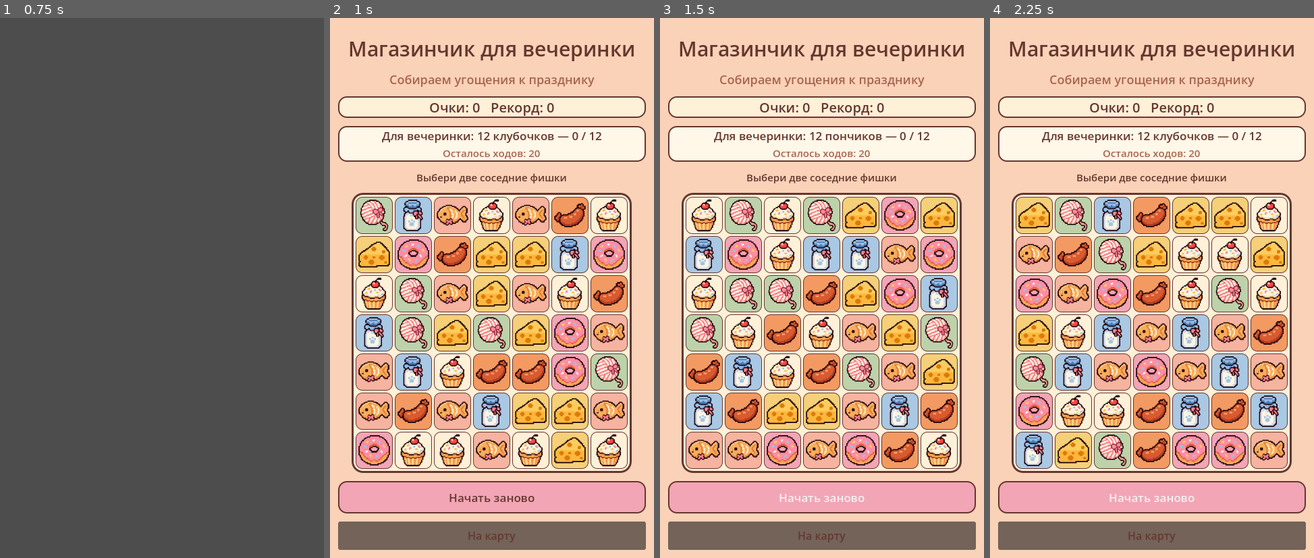
Above: before the commit, frames 1-4 (left to right).
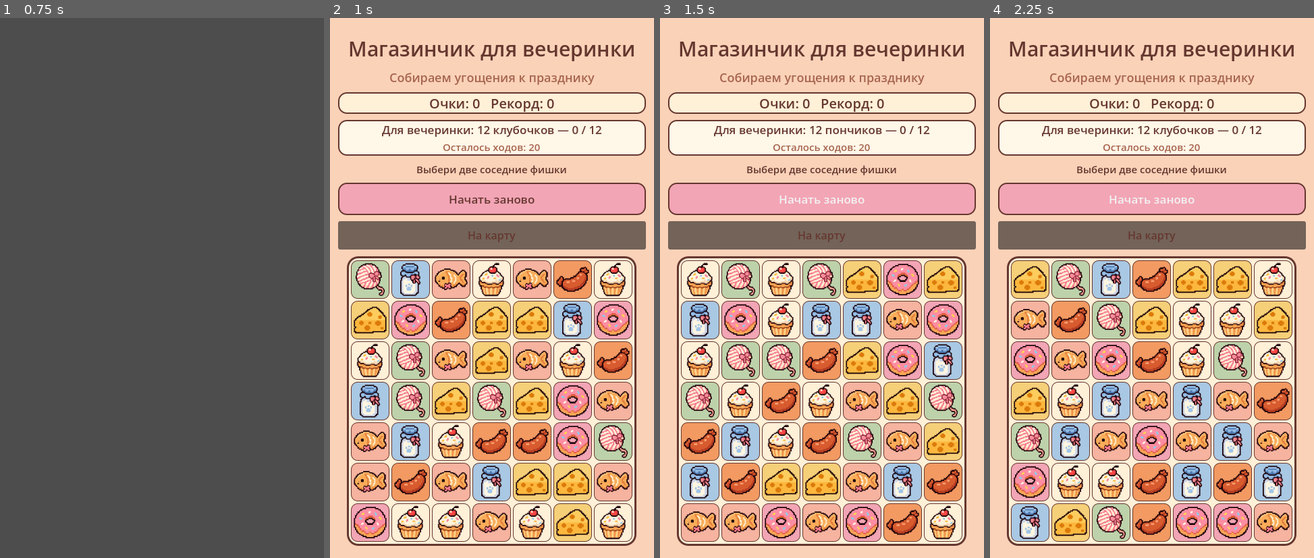
Above: after the commit, the same moments.

Repository: ArinaPig/Meown
Game: Godot game, scene res://scenes/map/WorldMap.tscn
Two runs of this game, one before a commit and one after it. Both use one fixed random seed, a clock stepped at 60 frames per second and the inputs below.
Inputs:
- Up to frame 1 (0.75 s): click "МАГАЗИН Три в ряд" at 0.5 s
- Up to frame 2 (1 s): no input
- Up to frame 3 (1.5 s): click "Начать заново" at 1.25 s
- Up to frame 4 (2.25 s): click "Начать заново" at 2 s

Frame 1 is identical in both runs. In frame 2, 64% of the frame differs, in the area x 2-98%, y 10-99%; in frame 3, 64%; in frame 4, 64%.

Commit message:
feat: adapt match-3 layout for phone and tablet screens

Diff:
--- a/scenes/minigames/match3/Match3.gd
+++ b/scenes/minigames/match3/Match3.gd
@@ -49,9 +49,16 @@
 var moves_label: Label
 var hint_label: Label
 var grid: GridContainer
+var ui_grid: GridContainer
+var info_column: VBoxContainer
+var board_panel: PanelContainer
+var title_label: Label
+var subtitle_label: Label
 
 func _ready() -> void:
 	_build_interface()
+	get_viewport().size_changed.connect(_update_responsive_layout)
+	call_deferred("_update_responsive_layout")
 	_new_game()
 
 func _build_interface() -> void:
@@ -69,23 +76,34 @@
 	margins.add_theme_constant_override("margin_bottom", 24)
 	add_child(margins)
 
-	var layout := VBoxContainer.new()
-	layout.add_theme_constant_override("separation", 12)
-	margins.add_child(layout)
-
-	var title := Label.new()
-	title.text = "Магазинчик для вечеринки"
-	title.horizontal_alignment = HORIZONTAL_ALIGNMENT_CENTER
-	title.add_theme_font_size_override("font_size", 30)
-	title.add_theme_color_override("font_color", CAFE_BROWN)
-	layout.add_child(title)
-
-	var subtitle := Label.new()
-	subtitle.text = "Собираем угощения к празднику"
-	subtitle.horizontal_alignment = HORIZONTAL_ALIGNMENT_CENTER
-	subtitle.add_theme_font_size_override("font_size", 18)
-	subtitle.add_theme_color_override("font_color", CAFE_MUTED)
-	layout.add_child(subtitle)
+	ui_grid = GridContainer.new()
+	ui_grid.columns = 1
+	ui_grid.add_theme_constant_override("h_separation", 18)
+	ui_grid.add_theme_constant_override("v_separation", 10)
+	ui_grid.size_flags_horizontal = Control.SIZE_EXPAND_FILL
+	ui_grid.size_flags_vertical = Control.SIZE_EXPAND_FILL
+	margins.add_child(ui_grid)
+
+	info_column = VBoxContainer.new()
+	info_column.add_theme_constant_override("separation", 9)
+	info_column.size_flags_horizontal = Control.SIZE_EXPAND_FILL
+	ui_grid.add_child(info_column)
+
+	title_label = Label.new()
+	title_label.text = "Магазинчик для вечеринки"
+	title_label.horizontal_alignment = HORIZONTAL_ALIGNMENT_CENTER
+	title_label.autowrap_mode = TextServer.AUTOWRAP_WORD_SMART
+	title_label.add_theme_font_size_override("font_size", 30)
+	title_label.add_theme_color_override("font_color", CAFE_BROWN)
+	info_column.add_child(title_label)
+
+	subtitle_label = Label.new()
+	subtitle_label.text = "Собираем угощения к празднику"
+	subtitle_label.horizontal_alignment = HORIZONTAL_ALIGNMENT_CENTER
+	subtitle_label.autowrap_mode = TextServer.AUTOWRAP_WORD_SMART
+	subtitle_label.add_theme_font_size_override("font_size", 18)
+	subtitle_label.add_theme_color_override("font_color", CAFE_MUTED)
+	info_column.add_child(subtitle_label)
 
 	var score_panel := PanelContainer.new()
 	var score_style := StyleBoxFlat.new()
@@ -94,7 +112,7 @@
 	score_style.set_border_width_all(2)
 	score_style.set_corner_radius_all(12)
 	score_panel.add_theme_stylebox_override("panel", score_style)
-	layout.add_child(score_panel)
+	info_column.add_child(score_panel)
 
 	score_label = Label.new()
 	score_label.horizontal_alignment = HORIZONTAL_ALIGNMENT_CENTER
@@ -109,7 +127,7 @@
 	task_style.set_border_width_all(2)
 	task_style.set_corner_radius_all(12)
 	task_panel.add_theme_stylebox_override("panel", task_style)
-	layout.add_child(task_panel)
+	info_column.add_child(task_panel)
 
 	var task_layout := VBoxContainer.new()
 	task_layout.add_theme_constant_override("separation", 3)
@@ -132,9 +150,9 @@
 	hint_label.horizontal_alignment = HORIZONTAL_ALIGNMENT_CENTER
 	hint_label.add_theme_font_size_override("font_size", 15)
 	hint_label.add_theme_color_override("font_color", CAFE_BROWN)
-	layout.add_child(hint_label)
-
-	var board_panel := PanelContainer.new()
+	info_column.add_child(hint_label)
+
+	board_panel = PanelContainer.new()
 	board_panel.size_flags_horizontal = Control.SIZE_SHRINK_CENTER
 	var board_style := StyleBoxFlat.new()
 	board_style.bg_color = CAFE_PANEL
@@ -146,7 +164,7 @@
 	board_style.content_margin_top = 6
 	board_style.content_margin_bottom = 6
 	board_panel.add_theme_stylebox_override("panel", board_style)
-	layout.add_child(board_panel)
+	ui_grid.add_child(board_panel)
 
 	grid = GridContainer.new()
 	grid.columns = BOARD_SIZE
@@ -158,7 +176,7 @@
 		var row_buttons: Array = []
 		for x in range(BOARD_SIZE):
 			var tile := Button.new()
-			tile.custom_minimum_size = Vector2(55, 55)
+			tile.custom_minimum_size = Vector2(52, 52)
 			tile.expand_icon = true
 			tile.icon_alignment = HORIZONTAL_ALIGNMENT_CENTER
 			tile.pivot_offset = tile.custom_minimum_size / 2.0
@@ -180,7 +198,7 @@
 	restart.add_theme_stylebox_override("hover", restart_style)
 	restart.add_theme_stylebox_override("pressed", restart_style)
 	restart.pressed.connect(_new_game)
-	layout.add_child(restart)
+	info_column.add_child(restart)
 
 	var map_button := Button.new()
 	map_button.text = "На карту"
@@ -188,7 +206,57 @@
 	map_button.add_theme_font_size_override("font_size", 16)
 	map_button.add_theme_color_override("font_color", CAFE_BROWN)
 	map_button.pressed.connect(_return_to_map)
-	layout.add_child(map_button)
+	info_column.add_child(map_button)
+
+
+func _update_responsive_layout() -> void:
+	if not is_instance_valid(ui_grid) or not is_instance_valid(board_panel):
+		return
+
+	var viewport_size := get_viewport_rect().size
+	if viewport_size.x <= 0.0 or viewport_size.y <= 0.0:
+		return
+
+	# Телефоны остаются в вертикальной компоновке. На широком экране
+	# планшета информационная колонка располагается рядом с игровым полем.
+	var landscape_tablet := viewport_size.x > viewport_size.y and viewport_size.x >= 700.0
+	ui_grid.columns = 2 if landscape_tablet else 1
+	ui_grid.add_theme_constant_override("h_separation", 20 if landscape_tablet else 10)
+	ui_grid.add_theme_constant_override("v_separation", 10)
+
+	if landscape_tablet:
+		info_column.custom_minimum_size = Vector2(250.0, 0.0)
+		board_panel.size_flags_horizontal = Control.SIZE_SHRINK_CENTER
+		board_panel.size_flags_vertical = Control.SIZE_SHRINK_CENTER
+		title_label.add_theme_font_size_override("font_size", 24)
+		subtitle_label.add_theme_font_size_override("font_size", 15)
+		score_label.add_theme_font_size_override("font_size", 17)
+		task_label.add_theme_font_size_override("font_size", 15)
+		moves_label.add_theme_font_size_override("font_size", 14)
+		hint_label.add_theme_font_size_override("font_size", 14)
+	else:
+		info_column.custom_minimum_size = Vector2.ZERO
+		board_panel.size_flags_horizontal = Control.SIZE_SHRINK_CENTER
+		board_panel.size_flags_vertical = Control.SIZE_SHRINK_CENTER
+		title_label.add_theme_font_size_override("font_size", 30)
+		subtitle_label.add_theme_font_size_override("font_size", 18)
+		score_label.add_theme_font_size_override("font_size", 20)
+		task_label.add_theme_font_size_override("font_size", 17)
+		moves_label.add_theme_font_size_override("font_size", 15)
+		hint_label.add_theme_font_size_override("font_size", 15)
+
+	var available_board_size: float
+	if landscape_tablet:
+		available_board_size = minf(viewport_size.y - 36.0, viewport_size.x - 320.0)
+	else:
+		# Оставляем место для заголовка, задания и кнопок под игровым полем.
+		available_board_size = minf(viewport_size.x - 36.0, viewport_size.y - 355.0)
+
+	var tile_size := clampf(floorf((available_board_size - 24.0 - (BOARD_SIZE - 1) * 3.0) / BOARD_SIZE), 30.0, 76.0)
+	for row in tile_buttons:
+		for tile in row:
+			tile.custom_minimum_size = Vector2.ONE * tile_size
+			tile.pivot_offset = Vector2.ONE * tile_size * 0.5
 
 func _new_game() -> void:
 	score = 0
@@ -411,7 +479,7 @@
 	if not _has_possible_move():
 		_shuffle_board()
 
-	hint_label.text = "Отлично! Продолжай выполнять заказ"
+	hint_label.text = "Отлично! Продолжай собирать угощения!"
 	busy = false
 
 func _apply_gravity() -> void:
